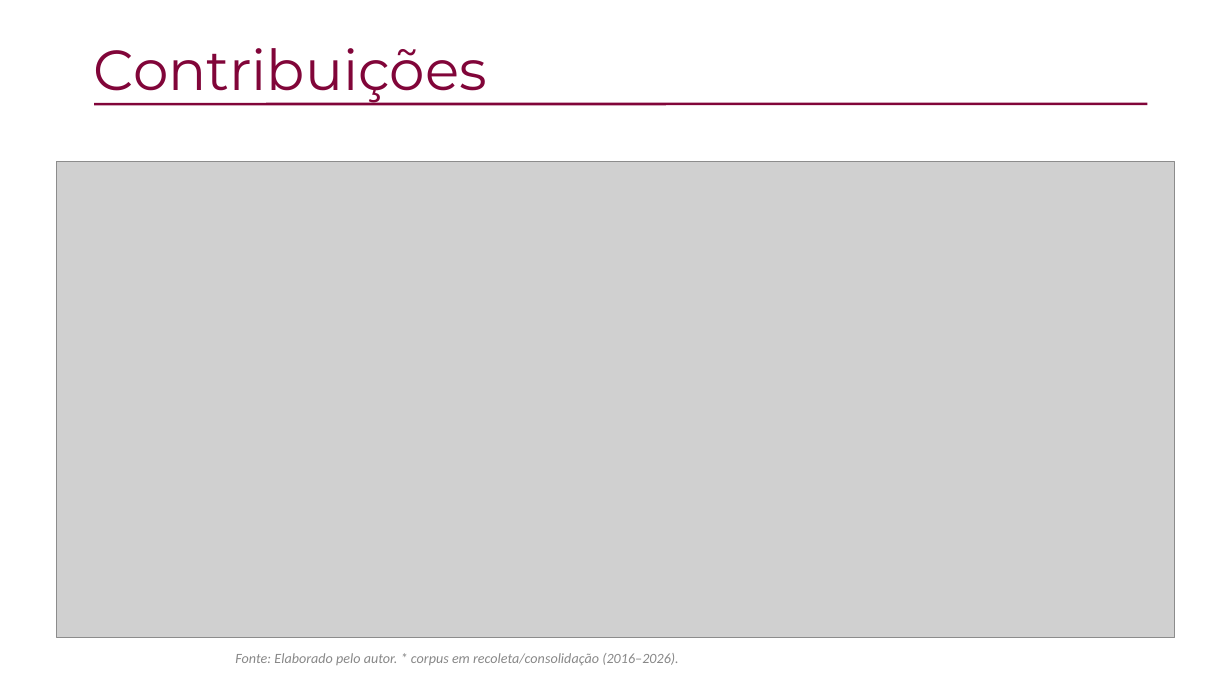
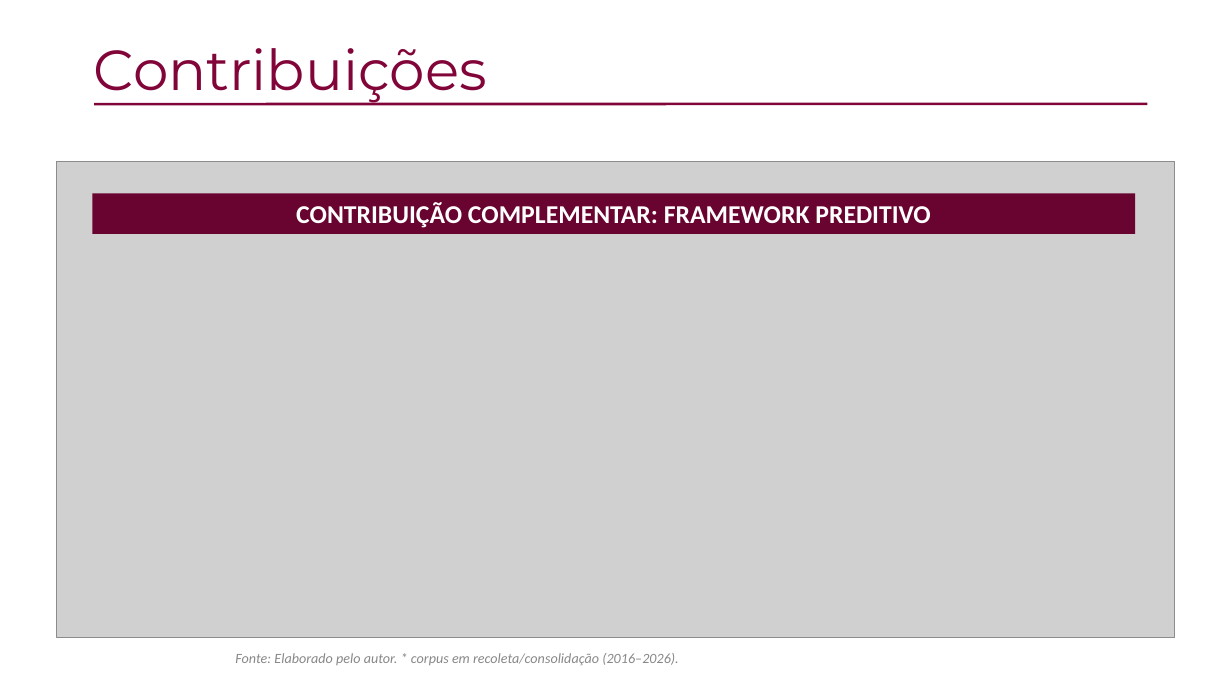
Before and after one commit to vanderbarbosa/coleta_dados_petr4, a slide deck: slide 9 of seminario_julho2026/Apresentacao_Seminario_Julho2026.pptx. Drawn at 1232x693 pixels with LibreOffice and Linux fonts; fonts in the diff are those of the drawing; grey boxes stand for pictures; background and template pictures are left out. Boxes give left, top, right and bottom in pixels: in the first picture for what was removed or moved away, otherwise in the second. Text is boxed around its words. In the diff, an @@ line names an element or a change of style, - is before the commit and + after.

```diff
--- a/seminario_julho2026/Apresentacao_Seminario_Julho2026.pptx
+++ b/seminario_julho2026/Apresentacao_Seminario_Julho2026.pptx
@@ rectangle added at (92, 193, 1136, 234), fill #68042F, 20 pt, text #FFFFFF, bold @@
+CONTRIBUIÇÃO COMPLEMENTAR: FRAMEWORK PREDITIVO
```
Also in this commit, not shown: 15 other slides changed, 27 other files.
